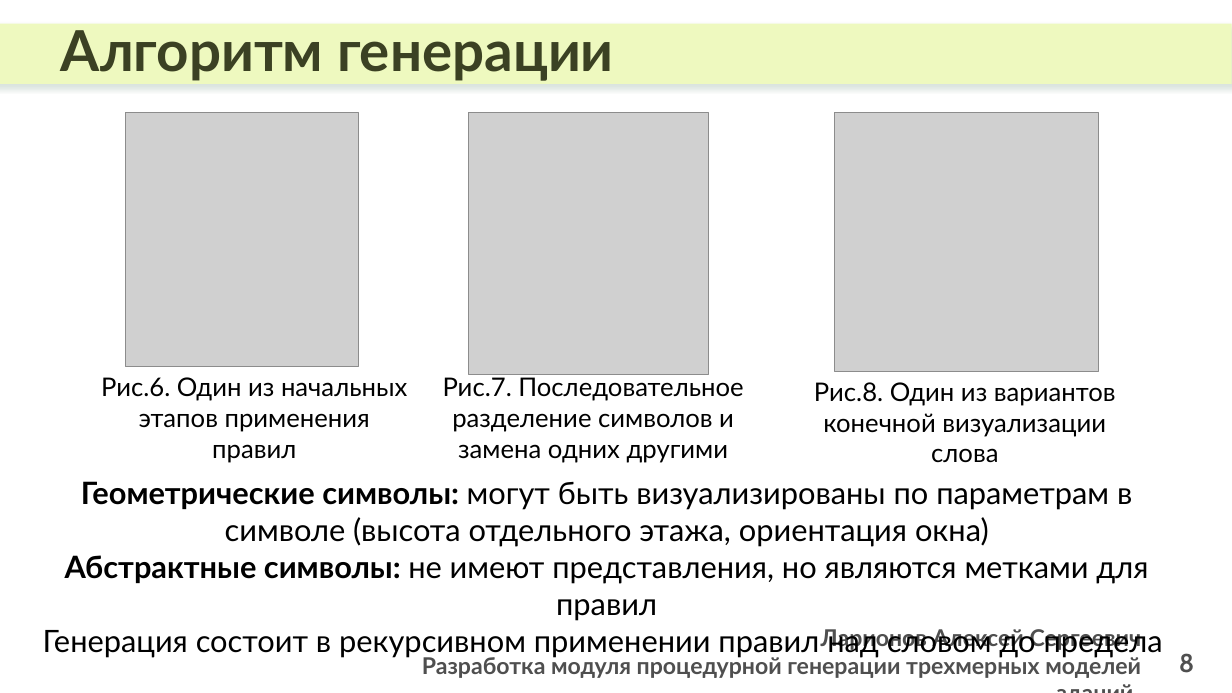
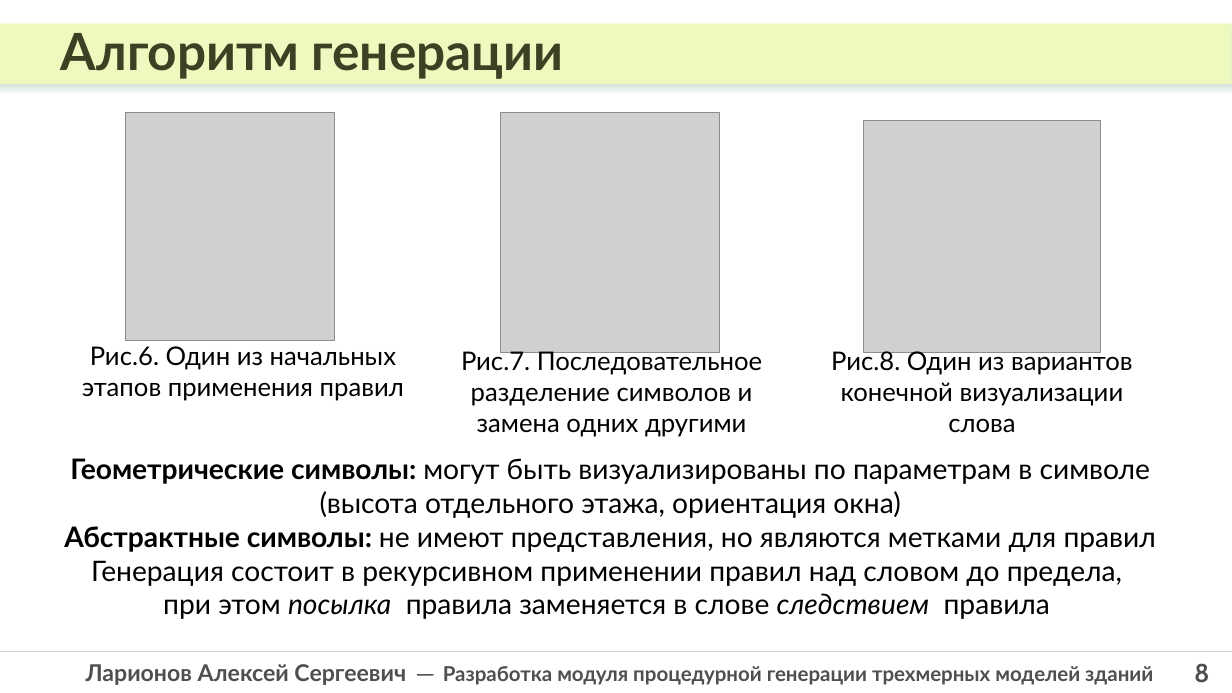
Before and after one commit to laralex/polytech-bachelor-thesis, a slide deck: slide 8 of defence/Ларионов_АС_ВКР_слайды.pptx. Drawn at 1232x693 pixels with LibreOffice and Linux fonts; fonts in the diff are those of the drawing; grey boxes stand for pictures. Boxes give left, top, right and bottom in pixels: in the first picture for what was removed or moved away, otherwise in the second. Text is boxed around its words. In the diff, an @@ line names an element or a change of style, - is before the commit and + after.

```diff
--- a/defence/Ларионов_АС_ВКР_слайды.pptx
+++ b/defence/Ларионов_АС_ВКР_слайды.pptx
@@ text "Алгоритм генерации" at box(60, 33, 563, 79): size 44 to 40 pt @@
@@ picture: place and size @@
-picture at box(126, 113, 359, 367)
+picture at box(126, 113, 335, 341)
@@ picture: place and size @@
-picture at box(470, 113, 709, 374)
+picture at box(501, 113, 720, 353)
@@ picture: place and size @@
-picture at box(836, 113, 1099, 372)
+picture at box(864, 120, 1101, 352)
@@ text "Рис.6. Один из начальных этапов ..." rewrapped from box(101, 377, 407, 463) to box(82, 346, 404, 401) @@
@@ text "Рис.7. Последовательное разделение символов и ...": place and size @@
-text "Рис.7. Последовательное разделение символов и ..." at box(443, 377, 743, 463)
+text "Рис.7. Последовательное разделение символов и ..." at box(461, 349, 762, 437)
@@ text "Рис.8. Один из вариантов конечной ...": place and size @@
-text "Рис.8. Один из вариантов конечной ..." at box(814, 382, 1116, 463)
+text "Рис.8. Один из вариантов конечной ..." at box(831, 349, 1133, 433)
@@ text "Геометрические символы: могут быть визуализированы ...": place and size @@
-text "Геометрические символы: могут быть визуализированы ..." at box(43, 481, 1163, 658)
+text "Геометрические символы: могут быть визуализированы ..." at box(64, 458, 1156, 619)
@@ text at box(64, 458, 1156, 552): size 24 to 22 pt in "Геометрические символы: могут быть визуализированы по параме ...", "Абстрактные символы: не имеют представления, но являются ..." @@
@@ text at box(91, 560, 1122, 619): text changed; size 24 to 22 pt @@
-Генерация состоит в рекурсивном применении правил над словом до предела
+Генерация состоит в рекурсивном применении правил над словом до предела,
+при этом посылка правила заменяется в слове следствием правила
@@ line added from (0, 652) to (1232, 652), #D0CECE 1 pt @@
@@ page number: place and size @@
-page number at box(1179, 653, 1194, 673)
+page number at box(1194, 663, 1209, 683)
@@ page number at box(1194, 663, 1209, 683): alignment right to centre @@
@@ text at box(86, 664, 1153, 685): text changed; size 18 to 16 pt @@
-Ларионов Алексей Сергеевич
-Разработка модуля процедурной генерации трехмерных моделей зданий
+Ларионов Алексей Сергеевич ─ Разработка модуля процедурной генерации трехмерных моделей зданий
```
Also in this commit, not shown: 14 other slides changed, 1 slide added, 3 other files.
